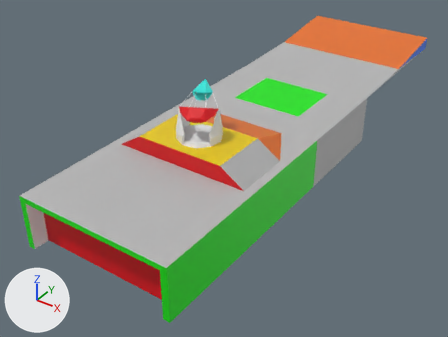
The Blender file SDL2_stuff/3DGraphics/.work/3d models/carriercommand.blend, before and after one commit.
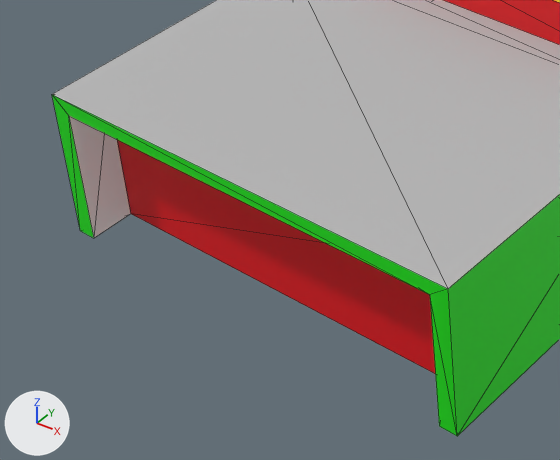
Each version is shown whole from a 50 mm camera at (5.93, -10.2, 6.68) aimed at (-0.33, -1.28, -0.05), then close up on the part from 0% to 46% of the width and 48% to 99% of the height. Lighting does not change. The marker at lower left points along +X, +Y and +Z. The first two pictures are the older version. The close-ups show mesh edges as thin lines.

In view in the first close-up: 'Carrier'.
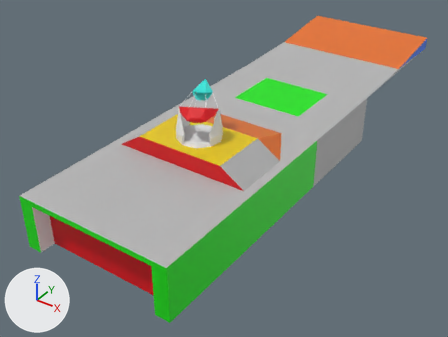
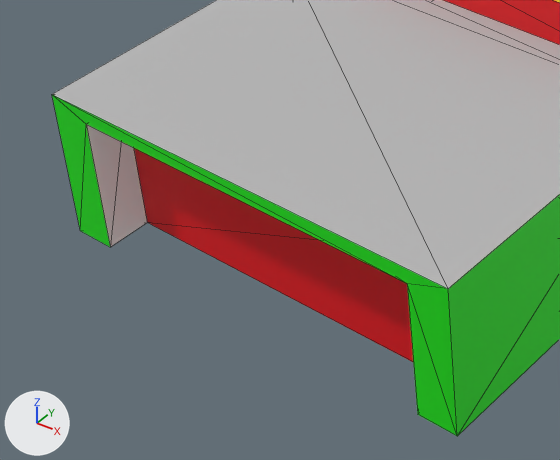
The edits, one by one:
me_cube_002 has 48 vertices, 87 faces and spans x -1.53..1.53, y -5.3..4.88, z 0.0..1.35.
me_cube_002 is used by ob_carrier; location (0.0, 0.0, 0.0).
Before the commit, vertices of me_cube_002: 2 (-1.41, -5.0, 0.94), 6 (1.41, -5.0, 0.94), 40 (-1.41, -5.3, 0.94) at pixel (68, 115), 41 (-1.41, -5.3, 0.0) at pixel (93, 238), 42 (1.41, -5.3, 0.94) at pixel (429, 294).
Before the commit, vertices of me_cube_002: 43 (1.41, -5.3, 0.0) at pixel (439, 426), 44 (1.41, -5.0, 0.0), 45 (-1.41, -5.0, 0.0) at pixel (130, 213).
Part 1, on me_cube_002:
Vertices 6, 42, 43, 44 of me_cube_002 move by (-0.15, 0.0, 0.0).
Vertices 2, 40, 41, 45 of me_cube_002 move by (0.15, 0.0, 0.0).

Changed parts and their boxes [x1, y1, x2, y2] in the close-ups (560 x 460 px; the box of a moved part takes in the faces that stretch with it):
part 1 of me_cube_002, moved or reshaped: [52, 95, 457, 436] in both
